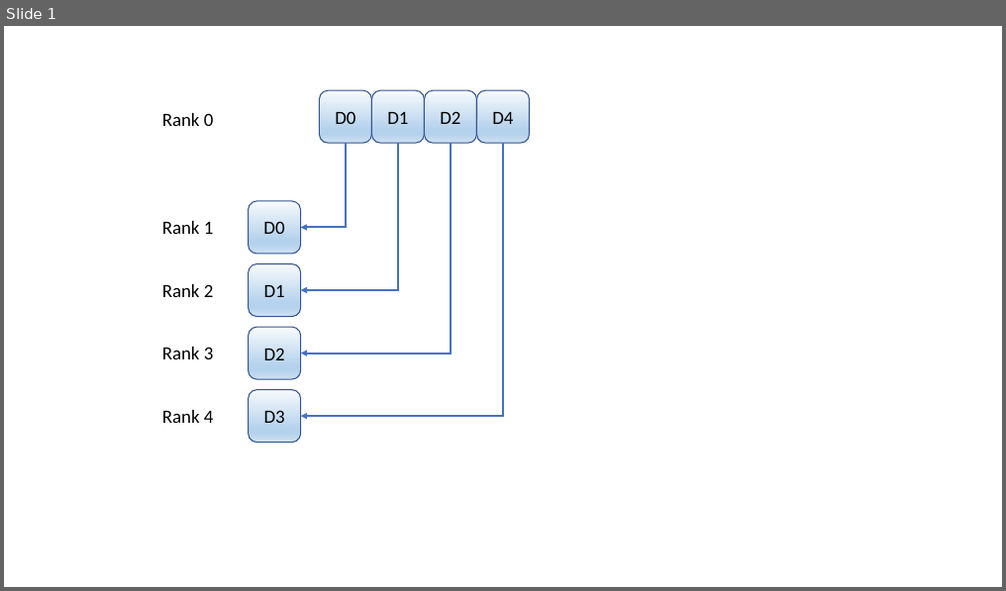
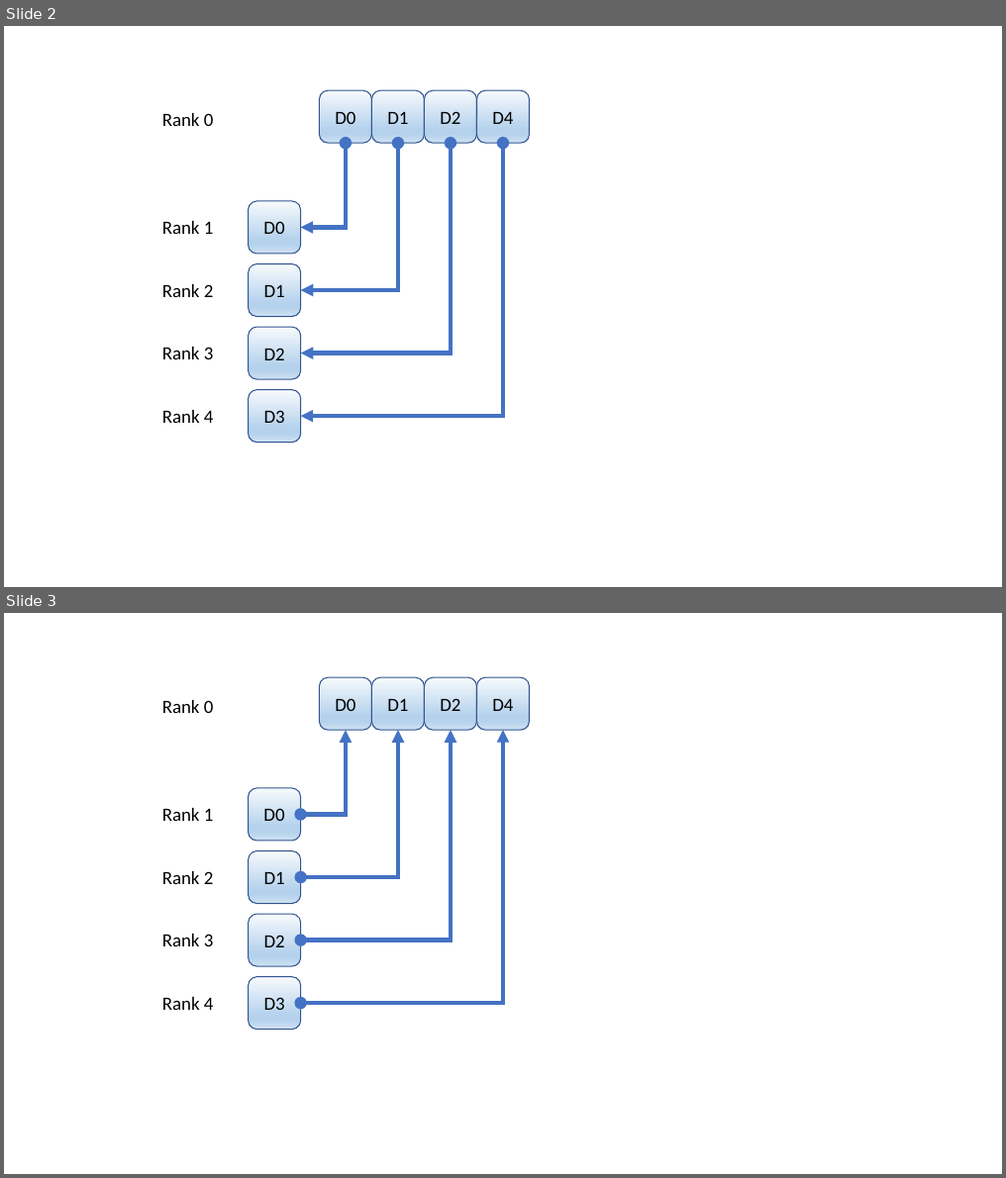
Before and after one commit to cloudmesh/cloudmesh-mpi, a slide deck: doc/images/mpi4py.pptx. Shown one above the other, each under a label of ours: slide 1 before the commit, slides 2 and 3 after it. The pictures are 1006x591 and 1006x1178 pixels, drawn with LibreOffice and Linux fonts; fonts in the diff are those of the drawing. Boxes give left, top, right and bottom in pixels: in the first picture for what was removed or moved away, otherwise in the second. Text is boxed around its words. In the diff, an @@ line names an element or a change of style, - is before the commit and + after.

```diff
--- a/doc/images/mpi4py.pptx
+++ b/doc/images/mpi4py.pptx
@@ slide 3 added at bbox=[4, 613, 1002, 1174], background #FFFFFF @@
@@ text added at bbox=[162, 700, 214, 713], 18 pt, text #000000 @@
+Rank 0
@@ rounded rectangle added at bbox=[319, 677, 371, 730], fill gradient #F7FAFD to #B5D2EC to #CEE1F2, outline #325491 1 pt, 18 pt, text #000000 @@
+D0
@@ rounded rectangle added at bbox=[371, 677, 424, 730], fill gradient #F7FAFD to #B5D2EC to #CEE1F2, outline #325491 1 pt, 18 pt, text #000000 @@
+D1
@@ rounded rectangle added at bbox=[424, 677, 476, 730], fill gradient #F7FAFD to #B5D2EC to #CEE1F2, outline #325491 1 pt, 18 pt, text #000000 @@
+D2
@@ rounded rectangle added at bbox=[477, 677, 530, 730], fill gradient #F7FAFD to #B5D2EC to #CEE1F2, outline #325491 1 pt, 18 pt, text #000000 @@
+D4
@@ elbow double arrow added from (346, 730) to (300, 814), #4472C4 4 pt @@
@@ elbow double arrow added from (398, 730) to (300, 877), #4472C4 4 pt @@
@@ elbow double arrow added from (450, 730) to (300, 940), #4472C4 4 pt @@
@@ elbow double arrow added from (503, 730) to (300, 1003), #4472C4 4 pt @@
@@ rounded rectangle added at bbox=[249, 788, 300, 841], fill gradient #F7FAFD to #B5D2EC to #CEE1F2, outline #325491 1 pt, 18 pt, text #000000 @@
+D0
@@ text added at bbox=[162, 808, 214, 821], 18 pt, text #000000 @@
+Rank 1
@@ text added at bbox=[162, 871, 214, 884], 18 pt, text #000000 @@
+Rank 2
@@ rounded rectangle added at bbox=[249, 851, 300, 903], fill gradient #F7FAFD to #B5D2EC to #CEE1F2, outline #325491 1 pt, 18 pt, text #000000 @@
+D1
@@ text added at bbox=[162, 934, 214, 947], 18 pt, text #000000 @@
+Rank 3
@@ rounded rectangle added at bbox=[249, 914, 300, 966], fill gradient #F7FAFD to #B5D2EC to #CEE1F2, outline #325491 1 pt, 18 pt, text #000000 @@
+D2
@@ text added at bbox=[162, 997, 214, 1010], 18 pt, text #000000 @@
+Rank 4
@@ rounded rectangle added at bbox=[249, 977, 300, 1029], fill gradient #F7FAFD to #B5D2EC to #CEE1F2, outline #325491 1 pt, 18 pt, text #000000 @@
+D3
@@ what was slide 1 is now slide 2 @@
@@ slide 2 changed as well @@
@@ elbow arrow (346, 143) - (300, 227): elbow arrow to elbow double arrow; stroke #4472C4 2 pt to #4472C4 4 pt @@
@@ elbow arrow (398, 143) - (300, 290): elbow arrow to elbow double arrow; stroke #4472C4 2 pt to #4472C4 4 pt @@
@@ elbow arrow (450, 143) - (300, 353): elbow arrow to elbow double arrow; stroke #4472C4 2 pt to #4472C4 4 pt @@
@@ elbow arrow (503, 143) - (300, 416): elbow arrow to elbow double arrow; stroke #4472C4 2 pt to #4472C4 4 pt @@
```
Also in this commit, not shown: 2 other slides added, 10 other files.
